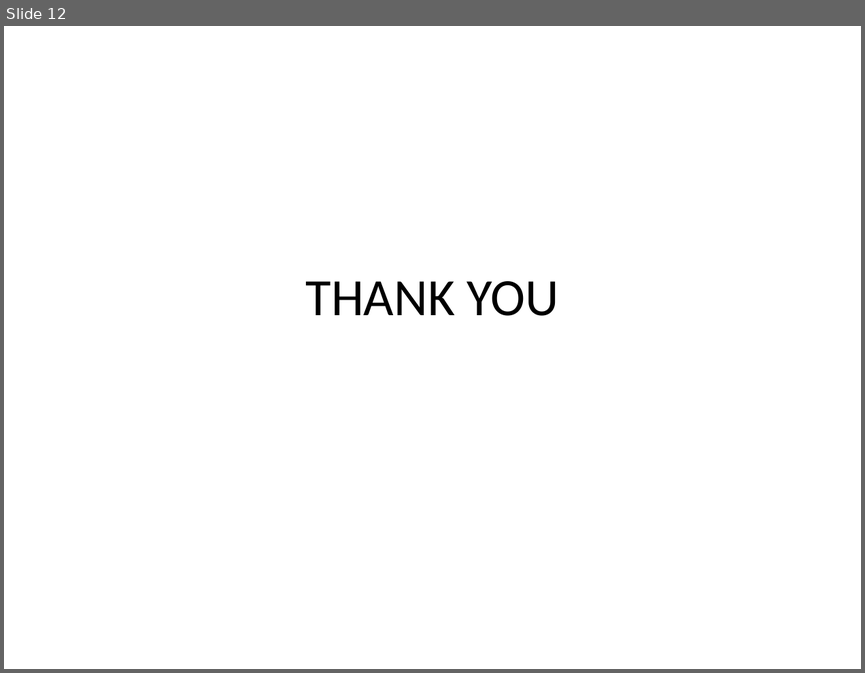
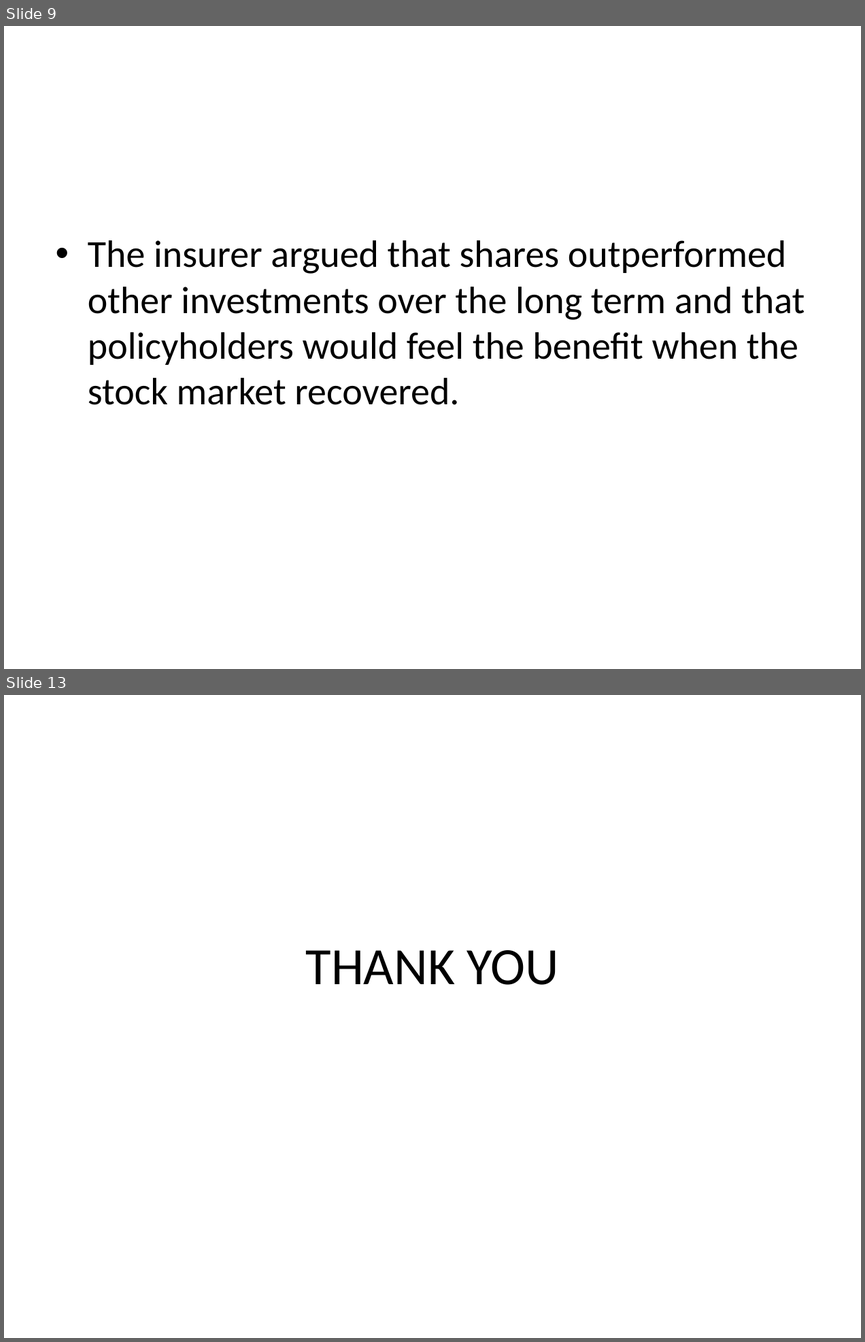
Before and after one commit to MayankVachher/Shortie, a slide deck: title.pptx. Shown one above the other, each under a label of ours: slide 12 before the commit, slides 9 and 13 after it; the slides between them are not shown. The pictures are 865x673 and 865x1342 pixels, drawn with LibreOffice and Linux fonts; fonts in the diff are those of the drawing. Boxes give left, top, right and bottom in pixels: in the first picture for what was removed or moved away, otherwise in the second. Text is boxed around its words. In the diff, an @@ line names an element or a change of style, - is before the commit and + after.

```diff
--- a/title.pptx
+++ b/title.pptx
@@ slide 9 added at [4,26,861,669], background #FFFFFF @@
@@ text added at [88,240,804,405], 32 pt, text #000000 @@
+• The insurer argued that shares outperformed other investments over the long term and that policyholders would feel the benefit when the stock market recovered.
@@ what was slide 12 is now slide 13 @@
```
Also in this commit, not shown: 11 other slides added, 11 slides removed, 12 other files.
